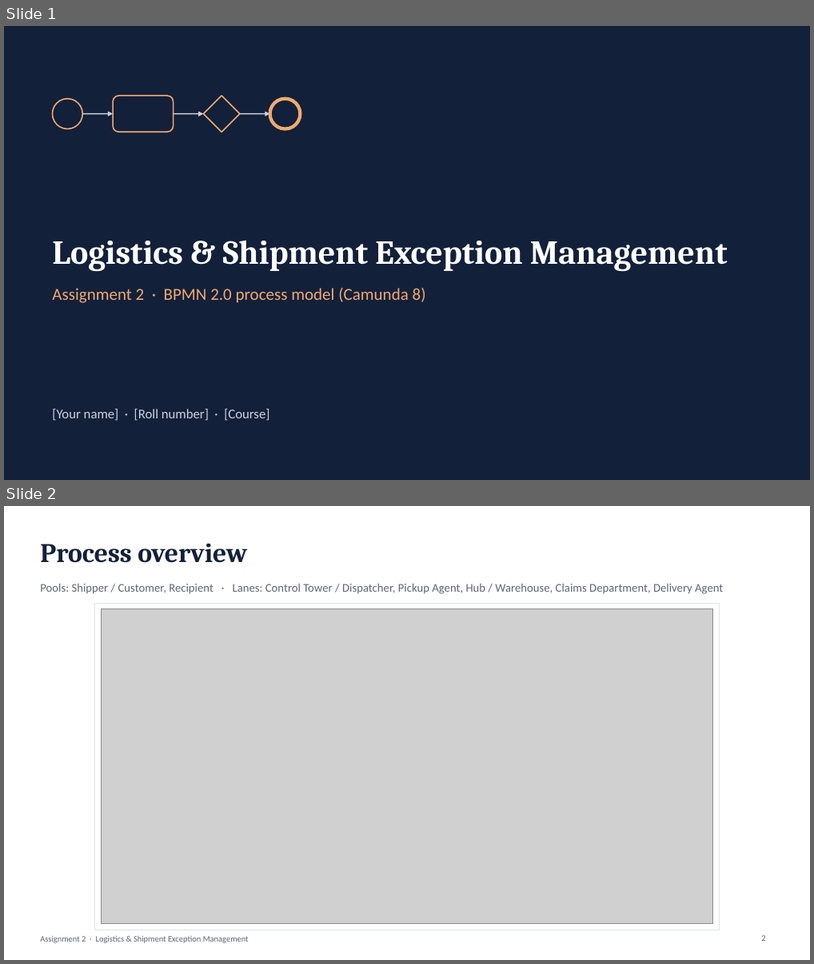
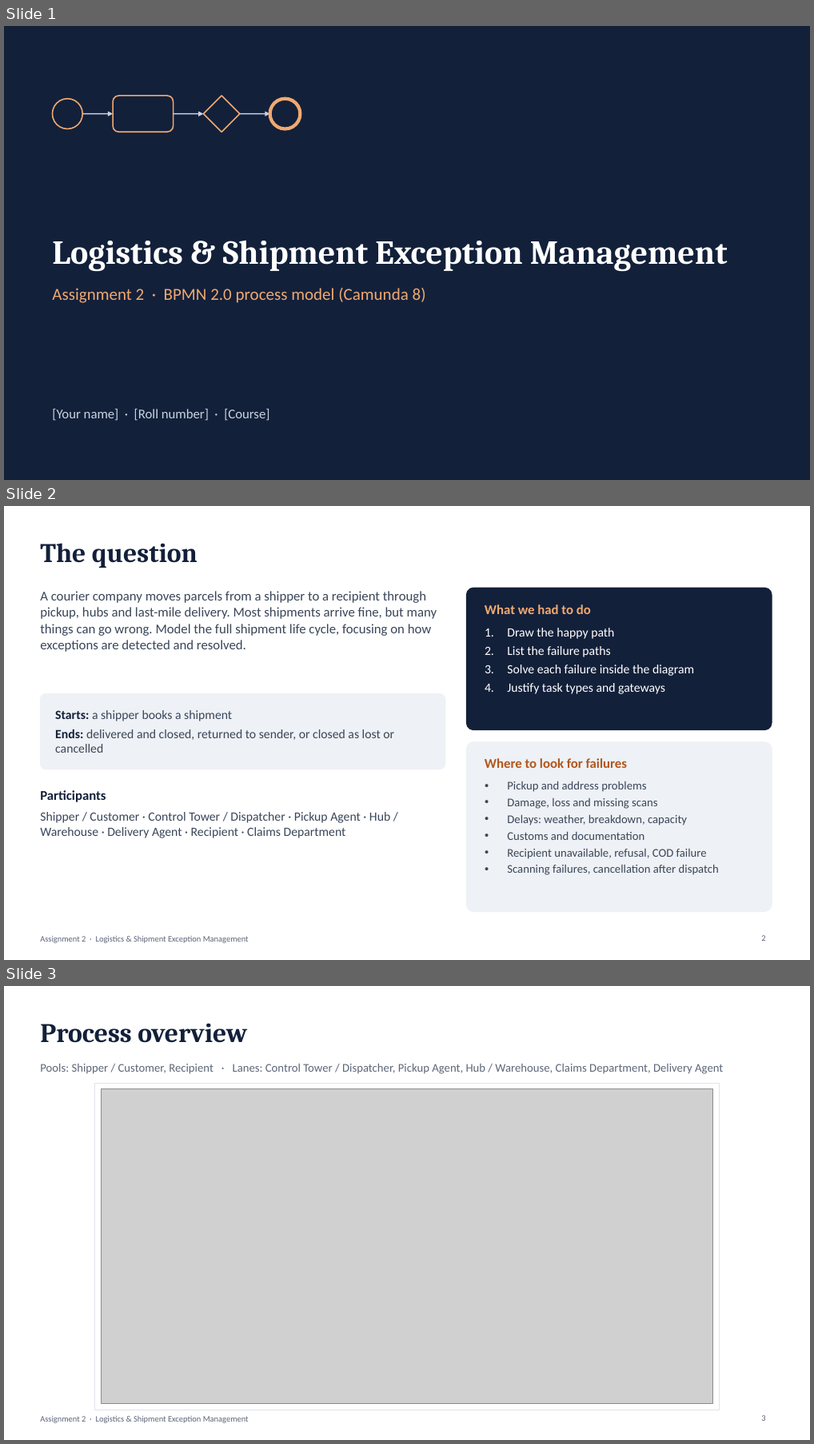
Before and after one commit to NoThisIsVIN/WFA_Assignment, a slide deck: Assignment2_Logistics/Logistics_Presentation.pptx. Shown one above the other, each under a label of ours: slides 1 and 2 before the commit, slides 1, 2 and 3 after it. The pictures are 814x964 and 814x1444 pixels, drawn with LibreOffice and Linux fonts; fonts in the diff are those of the drawing; grey boxes stand for pictures. Boxes give left, top, right and bottom in pixels: in the first picture for what was removed or moved away, otherwise in the second. Text is boxed around its words. In the diff, an @@ line names an element or a change of style, - is before the commit and + after.

```diff
--- a/Assignment2_Logistics/Logistics_Presentation.pptx
+++ b/Assignment2_Logistics/Logistics_Presentation.pptx
@@ slide 2 added at (4, 506, 810, 960), background #FFFFFF; not listed: 1 template element that a slide beside it also shows @@
@@ title added at (40, 543, 198, 568), 32 pt, text #13203A, bold @@
+The question
@@ text added at (40, 591, 437, 652), 16 pt, text #3A4659 @@
+A courier company moves parcels from a shipper to a recipient through pickup, hubs and last-mile delivery. Most shipments arrive fine, but many things can go wrong. Model the full shipment life cycle, focusing on how exceptions are detected and resolved.
@@ rounded rectangle added at (466, 588, 772, 730), fill #13203A, outline #13203A 1 pt @@
@@ text added at (485, 604, 591, 614), 16 pt, text #F0A970, bold @@
+What we had to do
@@ text added at (507, 628, 694, 694), 15 pt, text #FFFFFF @@
+1. Draw the happy path
+2. List the failure paths
+3. Solve each failure inside the diagram
+4. Justify task types and gateways
@@ rounded rectangle added at (40, 693, 446, 769), fill #EEF1F5, outline #EEF1F5 1 pt @@
@@ text added at (55, 710, 394, 752), 15 pt, text #3A4659 @@
+Starts: a shipper books a shipment
+Ends: delivered and closed, returned to sender, or closed as lost or cancelled
@@ rounded rectangle added at (466, 742, 772, 912), fill #EEF1F5, outline #EEF1F5 1 pt @@
@@ text added at (485, 758, 627, 768), 16 pt, text #B4561C, bold @@
+Where to look for failures
@@ text added at (40, 790, 106, 802), 16 pt, text #13203A, bold @@
+Participants
@@ text added at (507, 781, 719, 875), 14 pt, text #3A4659 @@
+• Pickup and address problems
+• Damage, loss and missing scans
+• Delays: weather, breakdown, capacity
+• Customs and documentation
+• Recipient unavailable, refusal, COD failure
+• Scanning failures, cancellation after dispatch
@@ text added at (40, 812, 390, 838), 15 pt, text #3A4659 @@
+Shipper / Customer · Control Tower / Dispatcher · Pickup Agent · Hub / Warehouse · Delivery Agent · Recipient · Claims Department
@@ page number added at (762, 935, 766, 940), 10 pt, text #5D6778 @@
+2
@@ what was slide 2 is now slide 3 @@
```
Also in this commit, not shown: 1 slide changed, 11 other files.
